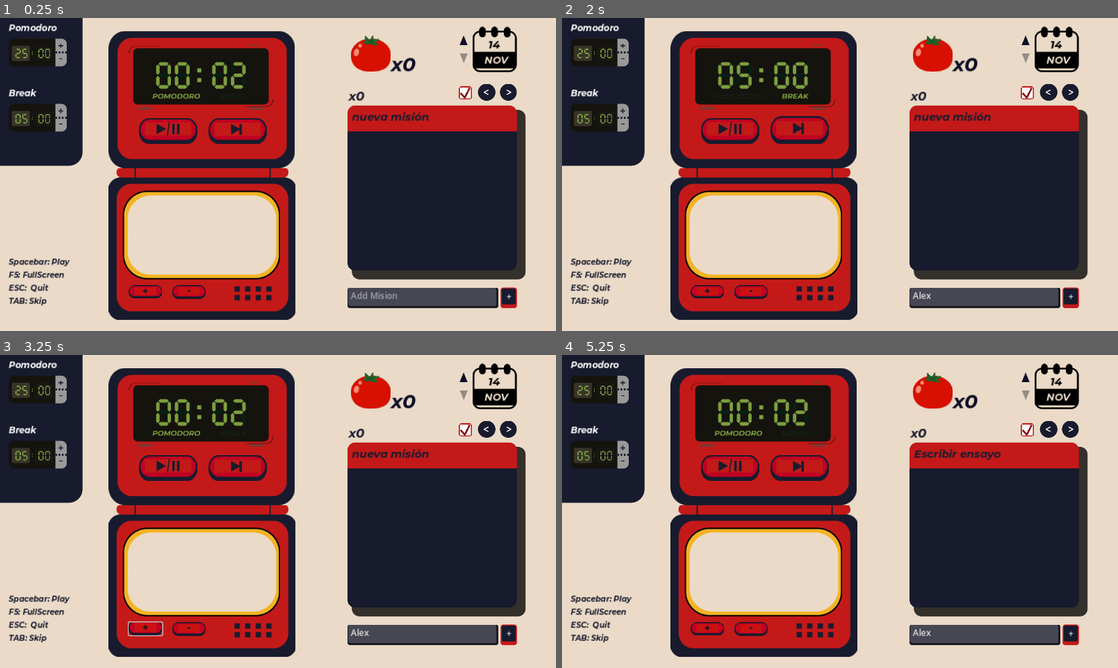
Above: before the commit, frames 1-4 (two rows, left to right).
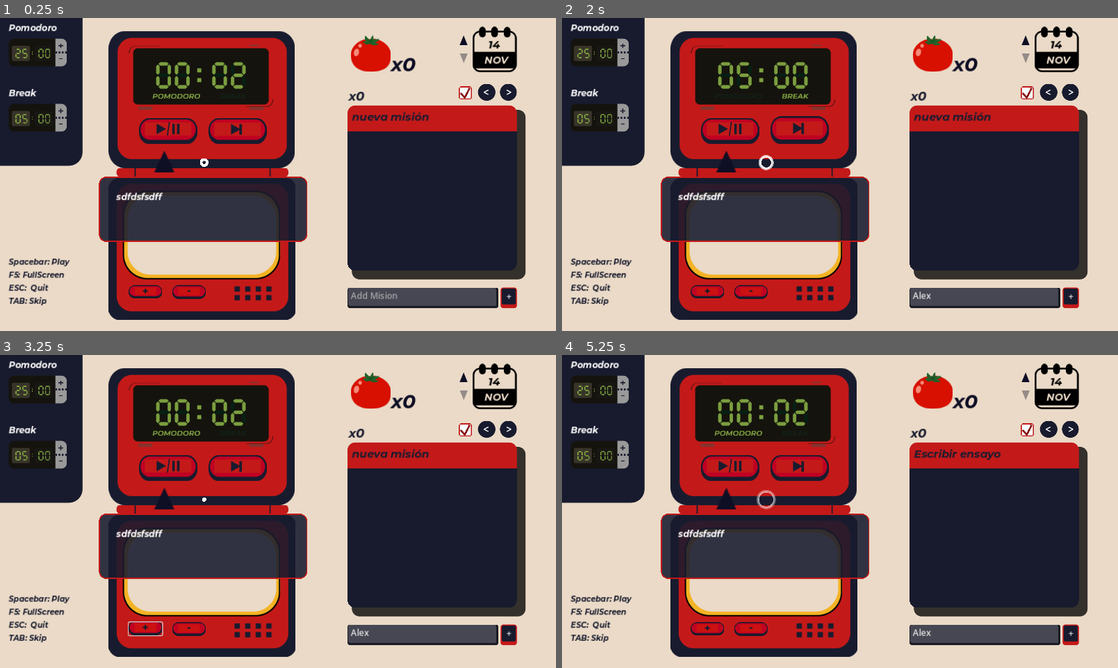
Above: after the commit, the same moments.

Repository: JesusRoberto64/PomoTempo-app
Game: Godot game, scene res://Escenas/Screens/main_screen.tscn
The game is run twice, just before and just after one commit, with the same random seed, the same clock (stepped at 60 frames per second) and the same inputs.
Inputs (mouse positions are in pixels of both pictures, inside the frame that each line leads up to):
- Up to frame 1 (0.25 s): no input
- Up to frame 2 (2 s): click (984, 296) at 0.52 s; type "Alex" at 0.6 s; click (801, 130) at 1.25 s
- Up to frame 3 (3.25 s): click (239, 467) at 2 s; click (144, 630) at 2.75 s
- Up to frame 4 (5.25 s): click (751, 630) at 3.5 s; click (1067, 430) at 4.25 s; click (1029, 430) at 5 s

The runs differ from the first frame. In frame 1, 6.7% of the frame differs, in the area x 17-56%, y 42-72%; in frame 2, 6.7%; in frame 3, 6.7%; in frame 4, 6.8%.

Commit message:
continue tutorial

Diff:
--- a/godot-frtn/Escenas/Screens/main_screen.tscn
+++ b/godot-frtn/Escenas/Screens/main_screen.tscn
@@ -13,10 +13,40 @@
 [ext_resource type="PackedScene" uid="uid://bwsvr1rujp3an" path="res://Escenas/Display/timer_seter.tscn" id="9_as0sm"]
 [ext_resource type="FontFile" uid="uid://br40grkrm3qqp" path="res://Recursos/Fonts/Montserrat-BoldItalic.ttf" id="11_6eylm"]
 [ext_resource type="Script" path="res://Logica/ShortCutsCtrl.gd" id="11_bpcbm"]
+[ext_resource type="Texture2D" uid="uid://dfw536u284wcx" path="res://Recursos/Sprites/triangulo.png" id="14_oecqn"]
+[ext_resource type="Shader" path="res://Recursos/Materials/mision_mini_panel.gdshader" id="15_wnwa7"]
 
 [sub_resource type="StyleBoxFlat" id="StyleBoxFlat_56vi5"]
 bg_color = Color(0.0941176, 0.105882, 0.180392, 1)
 corner_radius_bottom_right = 25
+
+[sub_resource type="StyleBoxFlat" id="StyleBoxFlat_tacw7"]
+bg_color = Color(0.0941176, 0.105882, 0.180392, 0.878431)
+border_width_left = 2
+border_width_top = 2
+border_width_right = 2
+border_width_bottom = 2
+border_color = Color(0.768627, 0.0980392, 0.0980392, 1)
+corner_radius_top_left = 14
+corner_radius_top_right = 14
+corner_radius_bottom_right = 14
+corner_radius_bottom_left = 14
+shadow_offset = Vector2(5, 5)
+anti_aliasing = false
+
+[sub_resource type="StyleBoxFlat" id="StyleBoxFlat_n2gqg"]
+bg_color = Color(0.0941176, 0.105882, 0.180392, 0.878431)
+corner_radius_top_left = 14
+corner_radius_top_right = 14
+corner_radius_bottom_right = 14
+corner_radius_bottom_left = 14
+
+[sub_resource type="ShaderMaterial" id="ShaderMaterial_wslya"]
+shader = ExtResource("15_wnwa7")
+shader_parameter/circle_width = 0.25
+shader_parameter/wait_time = 0.5
+shader_parameter/speed = 0.8
+shader_parameter/alpha_boost = 2.0
 
 [node name="MainScreen" type="Node2D"]
 script = ExtResource("1_45agk")
@@ -129,4 +159,56 @@
 theme_override_font_sizes/font_size = 14
 text = "TAB: Skip"
 
+[node name="Tutorial" type="Control" parent="."]
+layout_mode = 3
+anchors_preset = 15
+anchor_right = 1.0
+anchor_bottom = 1.0
+grow_horizontal = 2
+grow_vertical = 2
+size_flags_horizontal = 4
+
+[node name="Panel" type="Panel" parent="Tutorial"]
+layout_mode = 1
+offset_left = 182.0
+offset_top = 292.0
+offset_right = 566.0
+offset_bottom = 412.0
+theme_override_styles/panel = SubResource("StyleBoxFlat_tacw7")
+metadata/_edit_group_ = true
+
+[node name="Panel" type="Panel" parent="Tutorial/Panel"]
+visible = false
+layout_mode = 0
+offset_left = -1.0
+offset_top = -3.0
+offset_right = 375.0
+offset_bottom = 109.0
+theme_override_styles/panel = SubResource("StyleBoxFlat_n2gqg")
+
+[node name="Label" type="Label" parent="Tutorial/Panel"]
+layout_mode = 0
+offset_left = 32.0
+offset_top = 27.0
+offset_right = 309.0
+offset_bottom = 88.0
+theme_override_fonts/font = ExtResource("11_6eylm")
+text = "sdfdsfsdff"
+
+[node name="triangulo" type="TextureRect" parent="Tutorial"]
+layout_mode = 0
+offset_left = 283.0
+offset_top = 244.0
+offset_right = 323.0
+offset_bottom = 284.0
+texture = ExtResource("14_oecqn")
+
+[node name="notificaciton" type="ColorRect" parent="Tutorial"]
+material = SubResource("ShaderMaterial_wslya")
+layout_mode = 0
+offset_left = 356.0
+offset_top = 246.0
+offset_right = 396.0
+offset_bottom = 286.0
+
 [connection signal="pressed" from="DummieResponse/ButtonFetched" to="DummieResponse" method="_on_button_pressed"]
--- /dev/null
+++ b/godot-frtn/Recursos/Materials/mision_mini_panel.gdshader
@@ -0,0 +1,17 @@
+shader_type canvas_item;
+
+// --- Uniforms --- //
+uniform float circle_width: hint_range(0.0, 1.0, 0.05) = 0.25;
+uniform float wait_time: hint_range(0.0, 5.0, 0.1) = 0.5;
+uniform float speed: hint_range(0.0, 10.0, 0.1) = 0.8;
+uniform float alpha_boost: hint_range(1.0, 5.0, 0.1) = 2.0;
+
+// --- Functions --- //
+void fragment() {
+	float dist = distance(UV, vec2(0.5));
+	float mod_dist = dist - mod(TIME * speed, 0.75 + wait_time) + 0.5;
+	COLOR.a *= 1.0 - step(0.5, mod_dist);
+	COLOR.a += step(0.5 - circle_width / 2.0, mod_dist) - 1.0;
+	COLOR.a -= 2.0 * dist;
+	COLOR.a *= alpha_boost;
+}
--- a/godot-frtn/Recursos/SavedData/save_data_00.tres
+++ b/godot-frtn/Recursos/SavedData/save_data_00.tres
@@ -1,4 +1,4 @@
-[gd_resource type="Resource" load_steps=2 format=3 uid="uid://cmrn3f4jx1g62"]
+[gd_resource type="Resource" load_steps=2 format=3]
 
 [ext_resource type="Script" path="res://Logica/DataBaseModels/DataResource.gd" id="1_fjva4"]
 
@@ -7,12 +7,12 @@
 fechas = {
 "2024-07-30": {
 "id": 0,
-"pomodoro": 4
+"pomodoro": 5
 }
 }
 fechasMisionRegistro = {
 0: {
-0: 2,
+0: 3,
 1: 2
 }
 }
@@ -29,7 +29,7 @@
 misionResgistro = {
 0: {
 "mision": "nueva misión",
-"pomodoro": 4
+"pomodoro": 5
 },
 1: {
 "mision": "Escribir ensayo",
Not shown: 1 places in godot-frtn/Escenas/Screens/main_screen.tscn that only renumber resources
